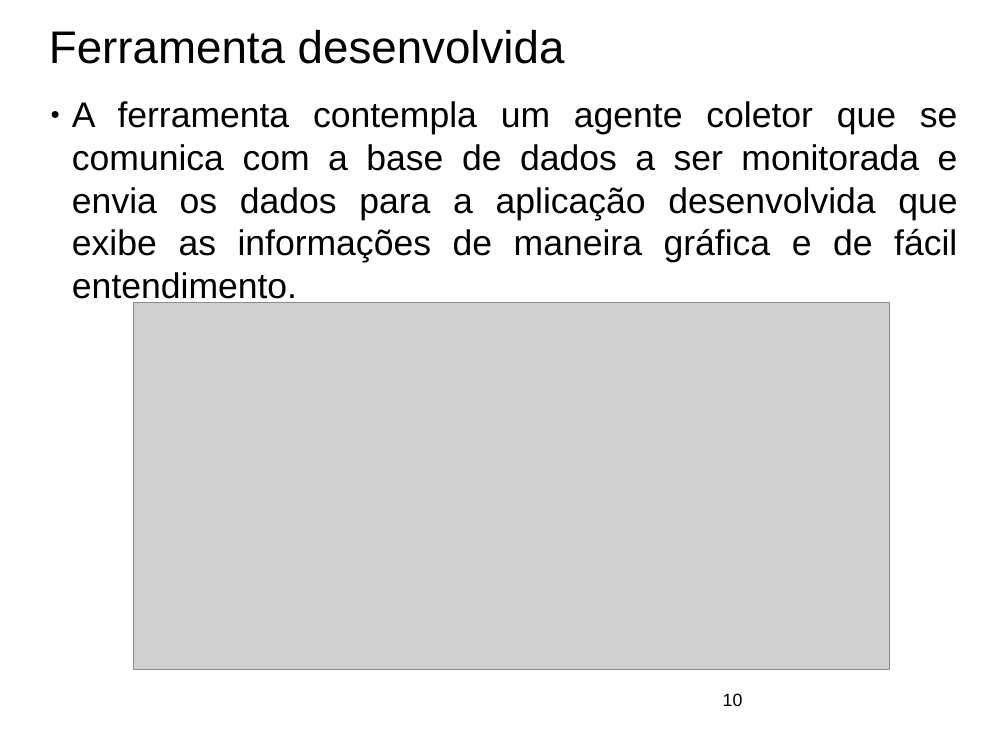
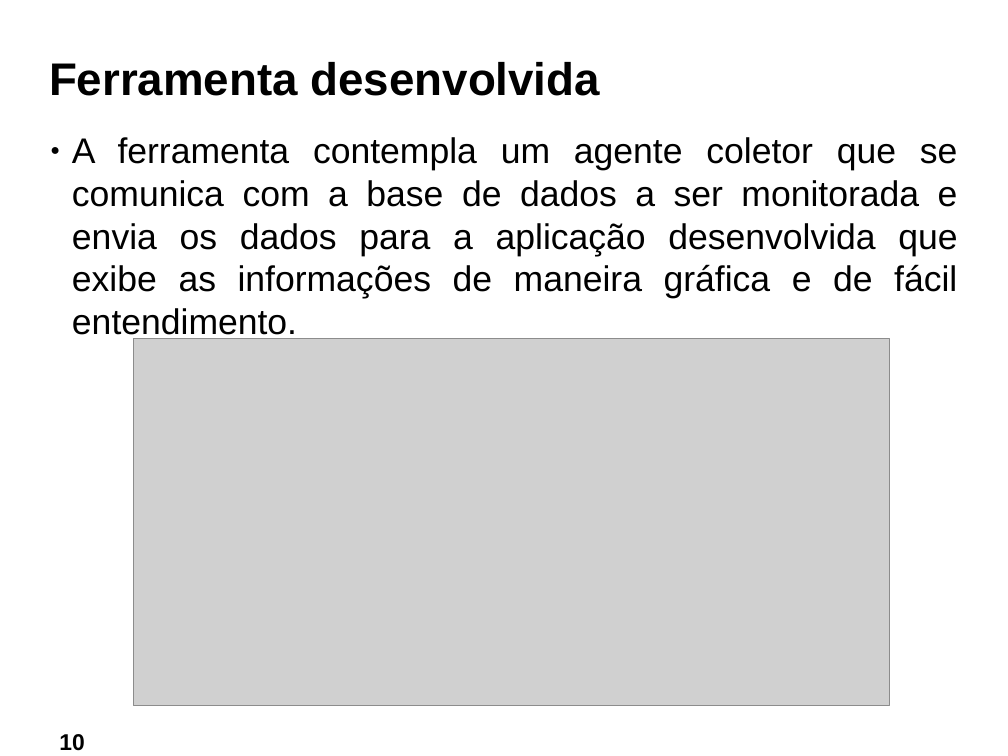
Before and after one commit to ftomasini/smdb, a slide deck: slide 10 of Documentos/FTOMASINI/FINAL/APRESENTACAO.odp. Drawn at 1008x756 pixels with LibreOffice and Linux fonts; fonts in the diff are those of the drawing; grey boxes stand for pictures; background and template pictures are left out. Boxes give left, top, right and bottom in pixels: in the first picture for what was removed or moved away, otherwise in the second. Text is boxed around its words. In the diff, an @@ line names an element or a change of style, - is before the commit and + after.

```diff
--- a/Documentos/FTOMASINI/FINAL/APRESENTACAO.odp
+++ b/Documentos/FTOMASINI/FINAL/APRESENTACAO.odp
@@ title "Ferramenta desenvolvida": place and size @@
-title "Ferramenta desenvolvida" at <box>49,30,565,64</box>
+title "Ferramenta desenvolvida" at <box>49,62,600,96</box>
@@ title "Ferramenta desenvolvida" at <box>49,62,600,96</box>: bold on @@
@@ subtitle "A ferramenta contempla um agente ...": place and size @@
-subtitle "A ferramenta contempla um agente ..." at <box>72,101,958,305</box>
+subtitle "A ferramenta contempla um agente ..." at <box>72,137,958,341</box>
@@ picture: place and size @@
-picture at <box>134,303,890,670</box>
+picture at <box>134,338,890,706</box>
@@ page number: place and size @@
-page number at <box>723,693,743,706</box>
+page number at <box>59,734,84,751</box>
@@ page number at <box>59,734,84,751</box>: size 14 to 18 pt, bold on; alignment left to centre @@
```
Also in this commit, not shown: 13 other slides changed, 13 slides added, 14 slides removed, 1 other file.
